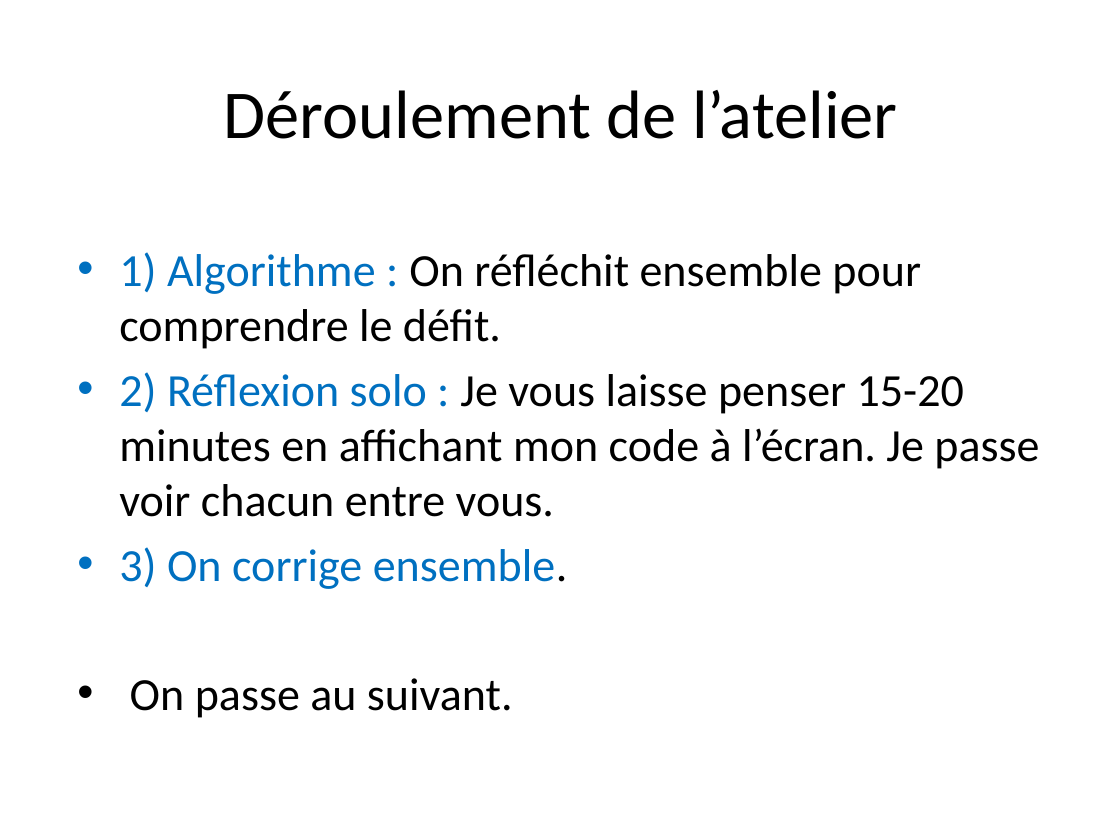
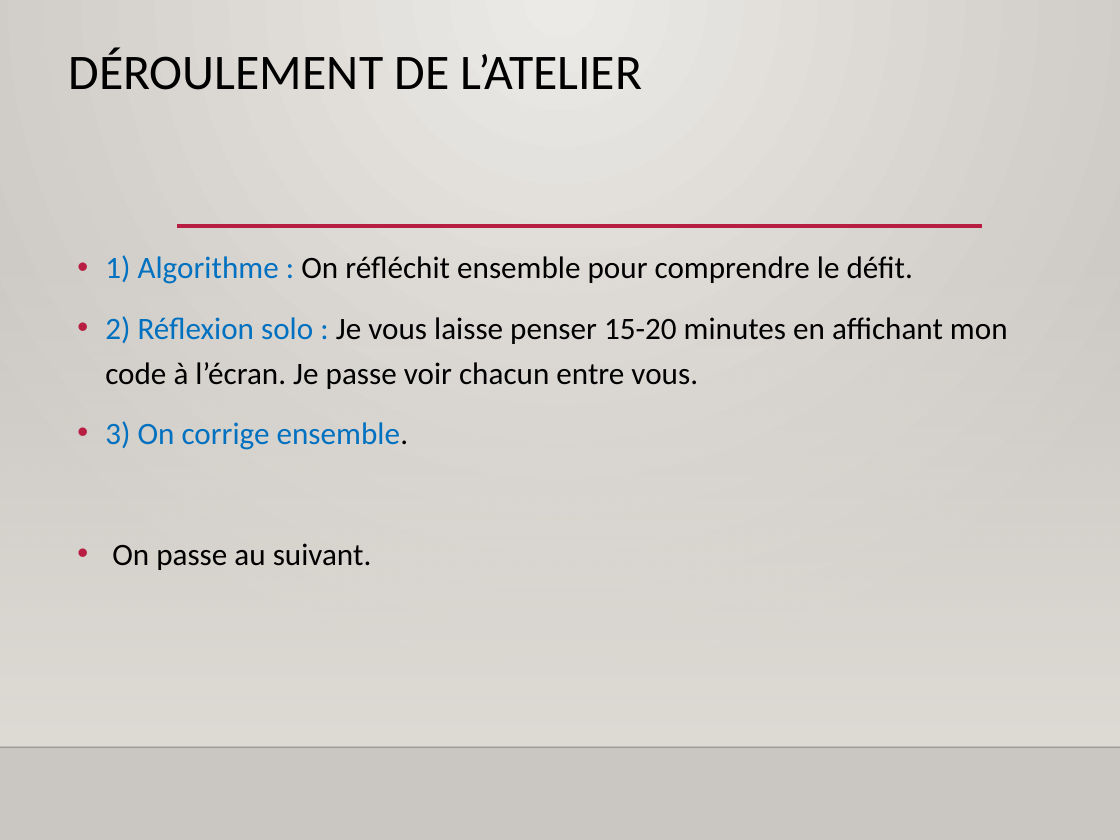
Before and after one commit to joel3500/vitrine, a slide deck: slide 3 of Realisation/Tutoriel Scratch/Programmer avec Scratch_2.pptx. Drawn at 1120x840 pixels with LibreOffice and Linux fonts; fonts in the diff are those of the drawing; background and template pictures are left out. Boxes give left, top, right and bottom in pixels: in the first picture for what was removed or moved away, otherwise in the second. Text is boxed around its words. In the diff, an @@ line names an element or a change of style, - is before the commit and + after.

```diff
--- a/Realisation/Tutoriel Scratch/Programmer avec Scratch_2.pptx
+++ b/Realisation/Tutoriel Scratch/Programmer avec Scratch_2.pptx
@@ background #FFFFFF to gradient #ECEAE7 to #CAC7C1 @@
@@ title "DÉROULEMENT DE L’ATELIER" at (68,48,643,90): vertical alignment middle to top @@
@@ title at (68,48,643,90): text changed; size 44 to 32 pt @@
-Déroulement de l’atelier
+DÉROULEMENT DE L’ATELIER
@@ text "1) Algorithme : On réfléchit ..." at (105,255,1008,570): size 29.6 to 20 pt; indent changed; line spacing 1 to 1.2; more space between paragraphs @@
@@ line added from (177, 226) to (982, 226), #B71E42 2.5 pt @@
@@ rectangle added at (0,246,1120,746), fill gradient #DFDBD5 @@
@@ line added from (0, 747) to (1120, 747), #000001 1 pt @@
```
Also in this commit, not shown: 7 other slides changed, 12 other files.
